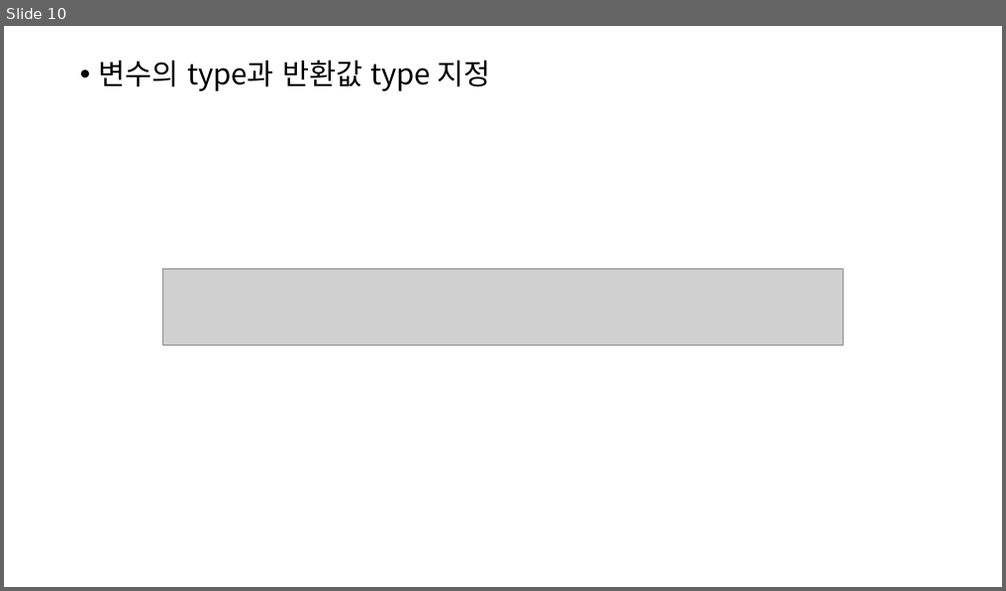
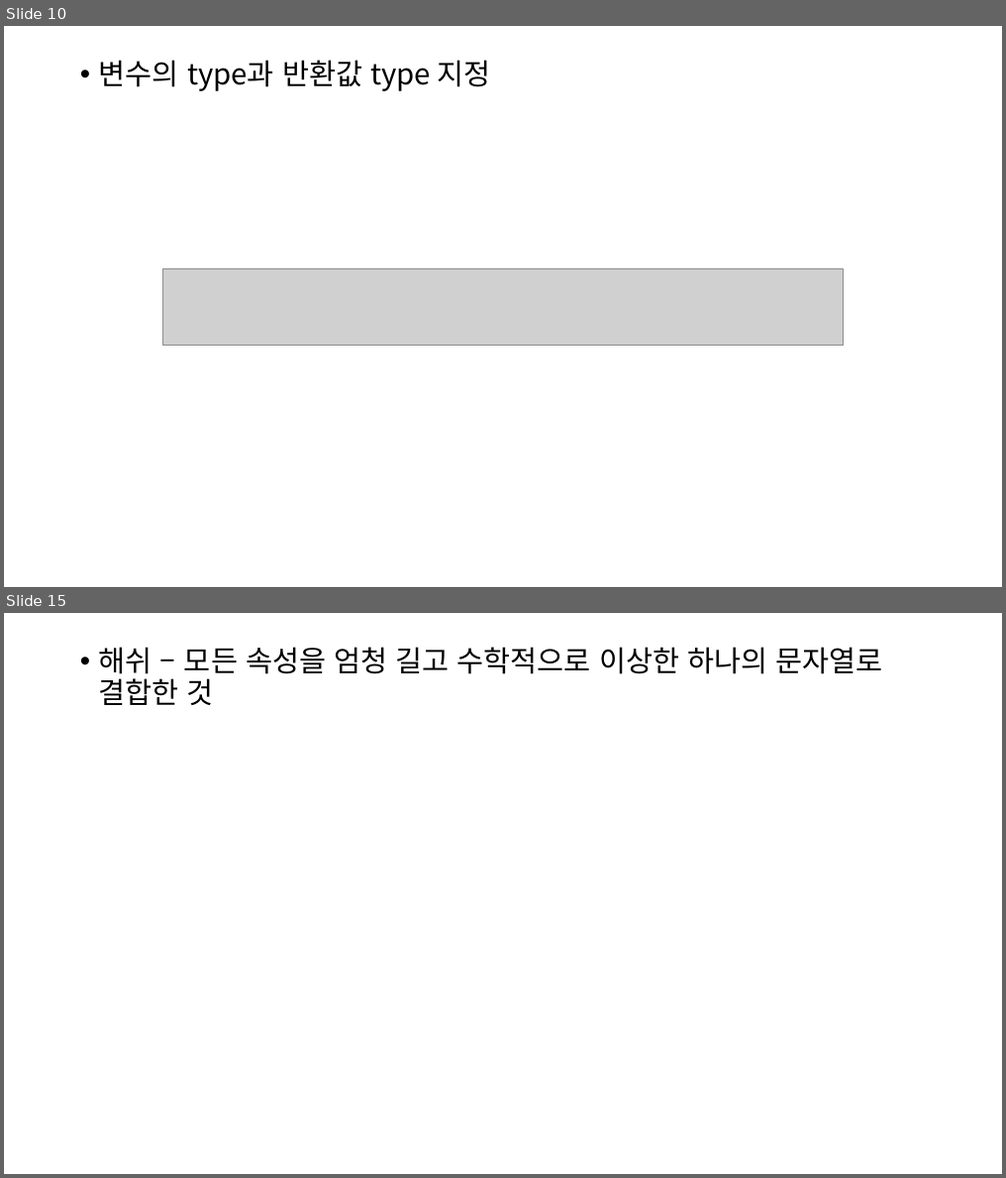
Before and after one commit to cscim918/typechain, a slide deck: Typescript 블록체인.pptx. Shown one above the other, each under a label of ours: slide 10 before the commit, slides 10 and 15 after it; the slides between them are not shown. The pictures are 1006x591 and 1006x1178 pixels, drawn with LibreOffice and Linux fonts; fonts in the diff are those of the drawing; grey boxes stand for pictures. Boxes give left, top, right and bottom in pixels: in the first picture for what was removed or moved away, otherwise in the second. Text is boxed around its words. In the diff, an @@ line names an element or a change of style, - is before the commit and + after.

```diff
--- a/Typescript 블록체인.pptx
+++ b/Typescript 블록체인.pptx
@@ slide 15 added at box(4, 613, 1002, 1174), background #FFFFFF @@
@@ text added at box(99, 647, 883, 705), 28 pt, text #000000 @@
+• 해쉬 – 모든 속성을 엄청 길고 수학적으로 이상한 하나의 문자열로 결합한 것
```
Also in this commit, not shown: 5 other slides added, 6 slides removed, 3 other files.
